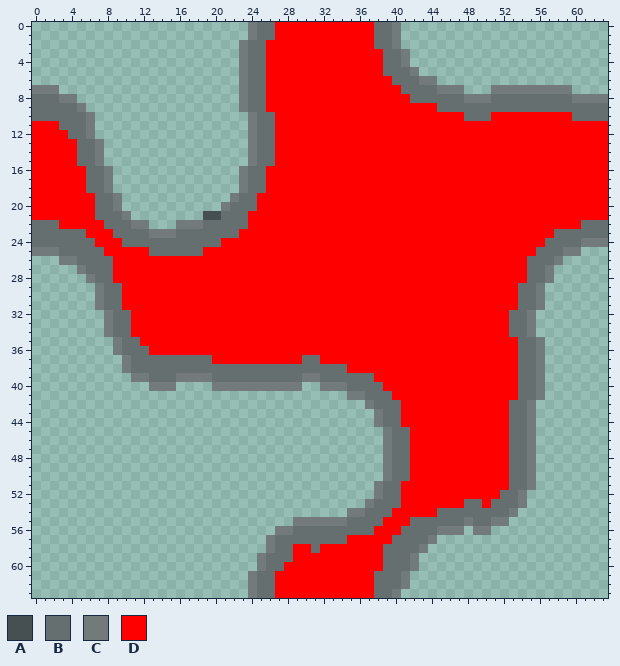
Edited in one commit: pixel-art file (Assets/_MagicGame/Content/_Visuals/Art/_TerrainTiles/StoneTiles/terr_tile_stone.aseprite). Above, as it was before the edit.
64x64 pixels, 1 frame.
Palette (. is transparent): A #464f52  B #666f70  C #737a7b  D #ff0000
Pixels before, first column x 0:
 0 ........................CBBDDDDDDDDDDDBBC.......................
 1 ........................CBBDDDDDDDDDDDBBC.......................
 2 .......................CBBDDDDDDDDDDDDBBC.......................
 3 .......................CBBDDDDDDDDDDDDDBBC......................
 4 .......................CBBDDDDDDDDDDDDDBBC......................
 5 .......................CBBDDDDDDDDDDDDDBBBC.....................
 6 .......................CBBDDDDDDDDDDDDDDBBBCC...................
 7 CCC....................CBBDDDDDDDDDDDDDDDBBBBCCC...CCCCCCCCC....
 8 BBBCC..................CBBDDDDDDDDDDDDDDDDBBBBBBCCCBBBBBBBBBCCCC
 9 BBBBBC.................CBBDDDDDDDDDDDDDDDDDDDBBBBBBBBBBBBBBBBBBB
10 BBBBBBC.................CBBDDDDDDDDDDDDDDDDDDDDDBBBDDDDDDDDDBBBB
11 DDDBBBC.................CBBDDDDDDDDDDDDDDDDDDDDDDDDDDDDDDDDDDDDD
12 DDDDBBC.................CBBDDDDDDDDDDDDDDDDDDDDDDDDDDDDDDDDDDDDD
13 DDDDDBBC................CBBDDDDDDDDDDDDDDDDDDDDDDDDDDDDDDDDDDDDD
14 DDDDDBBC................CBBDDDDDDDDDDDDDDDDDDDDDDDDDDDDDDDDDDDDD
15 DDDDDBBC................CBBDDDDDDDDDDDDDDDDDDDDDDDDDDDDDDDDDDDDD
16 DDDDDDBBC..............CBBDDDDDDDDDDDDDDDDDDDDDDDDDDDDDDDDDDDDDD
17 DDDDDDBBC..............CBBDDDDDDDDDDDDDDDDDDDDDDDDDDDDDDDDDDDDDD
18 DDDDDDBBC..............CBBDDDDDDDDDDDDDDDDDDDDDDDDDDDDDDDDDDDDDD
19 DDDDDDDBBC............CBBDDDDDDDDDDDDDDDDDDDDDDDDDDDDDDDDDDDDDDD
20 DDDDDDDBBC...........CBBBDDDDDDDDDDDDDDDDDDDDDDDDDDDDDDDDDDDDDDD
21 DDDDDDDBBBC........AABBBDDDDDDDDDDDDDDDDDDDDDDDDDDDDDDDDDDDDDDDD
22 BBBDDDDDBBBCC...CCCBBBBBDDDDDDDDDDDDDDDDDDDDDDDDDDDDDDDDDDDDDBBB
23 BBBBBBDDDBBBBCCCBBBBBBBDDDDDDDDDDDDDDDDDDDDDDDDDDDDDDDDDDDBBBBBB
24 BBBBBBBDDDBBBBBBBBBBBDDDDDDDDDDDDDDDDDDDDDDDDDDDDDDDDDDDDBBBBCCC
25 CCCBBBBBDDDDDBBBBBBDDDDDDDDDDDDDDDDDDDDDDDDDDDDDDDDDDDDDBBBCC...
26 ...CCBBBBDDDDDDDDDDDDDDDDDDDDDDDDDDDDDDDDDDDDDDDDDDDDDDBBBC.....
27 .....CBBBDDDDDDDDDDDDDDDDDDDDDDDDDDDDDDDDDDDDDDDDDDDDDDBBC......
28 ......CBBDDDDDDDDDDDDDDDDDDDDDDDDDDDDDDDDDDDDDDDDDDDDDDBBC......
29 .......CBBDDDDDDDDDDDDDDDDDDDDDDDDDDDDDDDDDDDDDDDDDDDDBBC.......
30 .......CBBDDDDDDDDDDDDDDDDDDDDDDDDDDDDDDDDDDDDDDDDDDDDBBC.......
31 .......CBBDDDDDDDDDDDDDDDDDDDDDDDDDDDDDDDDDDDDDDDDDDDDBBC.......
32 ........CBBDDDDDDDDDDDDDDDDDDDDDDDDDDDDDDDDDDDDDDDDDDBBC........
33 ........CBBDDDDDDDDDDDDDDDDDDDDDDDDDDDDDDDDDDDDDDDDDDBBC........
34 ........CBBDDDDDDDDDDDDDDDDDDDDDDDDDDDDDDDDDDDDDDDDDDBBC........
35 .........CBBDDDDDDDDDDDDDDDDDDDDDDDDDDDDDDDDDDDDDDDDDDBBC.......
36 .........CBBBDDDDDDDDDDDDDDDDDDDDDDDDDDDDDDDDDDDDDDDDDBBC.......
37 ..........CBBBBBBBBBDDDDDDDDDDBBDDDDDDDDDDDDDDDDDDDDDDBBC.......
38 ..........CBBBBBBBBBBBBBBBBBBBBBBBBDDDDDDDDDDDDDDDDDDDBBC.......
39 ...........CCBBBCCCCBBBBBBBBBBCCBBBBBBDDDDDDDDDDDDDDDDBBC.......
40 .............CCC....CCCCCCCCCC..CCCBBBBDDDDDDDDDDDDDDDBBC.......
41 ...................................CCBBBDDDDDDDDDDDDDDBBC.......
42 .....................................CBBBDDDDDDDDDDDDBBC........
43 ......................................CBBDDDDDDDDDDDDBBC........
44 ......................................CBBDDDDDDDDDDDDBBC........
45 .......................................CBBDDDDDDDDDDDBBC........
46 .......................................CBBDDDDDDDDDDDBBC........
47 .......................................CBBDDDDDDDDDDDBBC........
48 .......................................CBBDDDDDDDDDDDBBC........
49 .......................................CBBDDDDDDDDDDDBBC........
50 .......................................CBBDDDDDDDDDDDBBC........
51 ......................................CBBDDDDDDDDDDDDBBC........
52 ......................................CBBDDDDDDDDDDDBBC.........
53 .....................................CBBBDDDDDDDBBDBBBC.........
54 ...................................CCBBBDDDDDBBBBBBBBC..........
55 .............................CCCCCCBBBBDDDBBBBBBCBBCC...........
56 ...........................CCBBBBBBBBBDDDBBBBCCC.CC.............
57 ..........................CBBBBBBBBDDDDDBBBBC...................
58 ..........................CBBDDBDDDDDDDBBBBC....................
59 .........................CBBBDDDDDDDDDDBBBC.....................
60 .........................CBBDDDDDDDDDDDBBBC.....................
61 ........................CBBDDDDDDDDDDDBBBC......................
62 ........................CBBDDDDDDDDDDDBBBC......................
63 ........................CBBDDDDDDDDDDDBBC.......................
After:
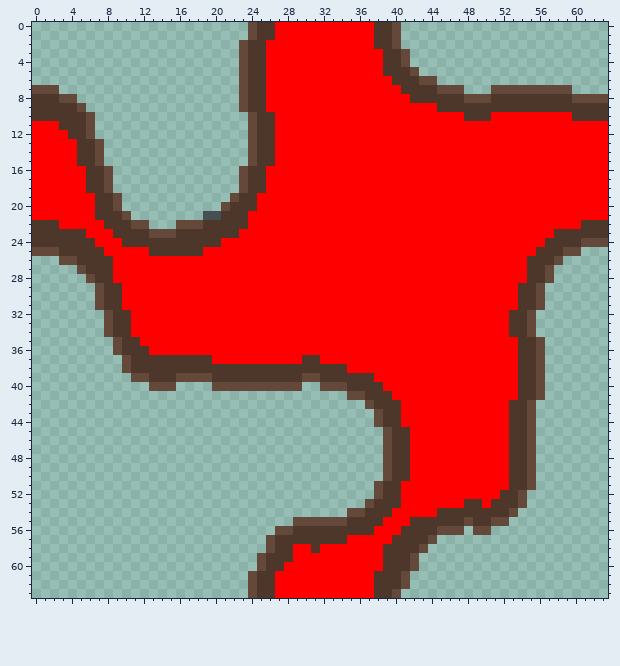
Commit: Stone wall sheet edits
The exact change:
colour B: #666f70 -> #4d372a
colour C: #737a7b -> #644839
Boxes around the changes in both pictures, in picture pixels (x1, y1, x2, y2):
changed: (32, 22, 608, 598)
